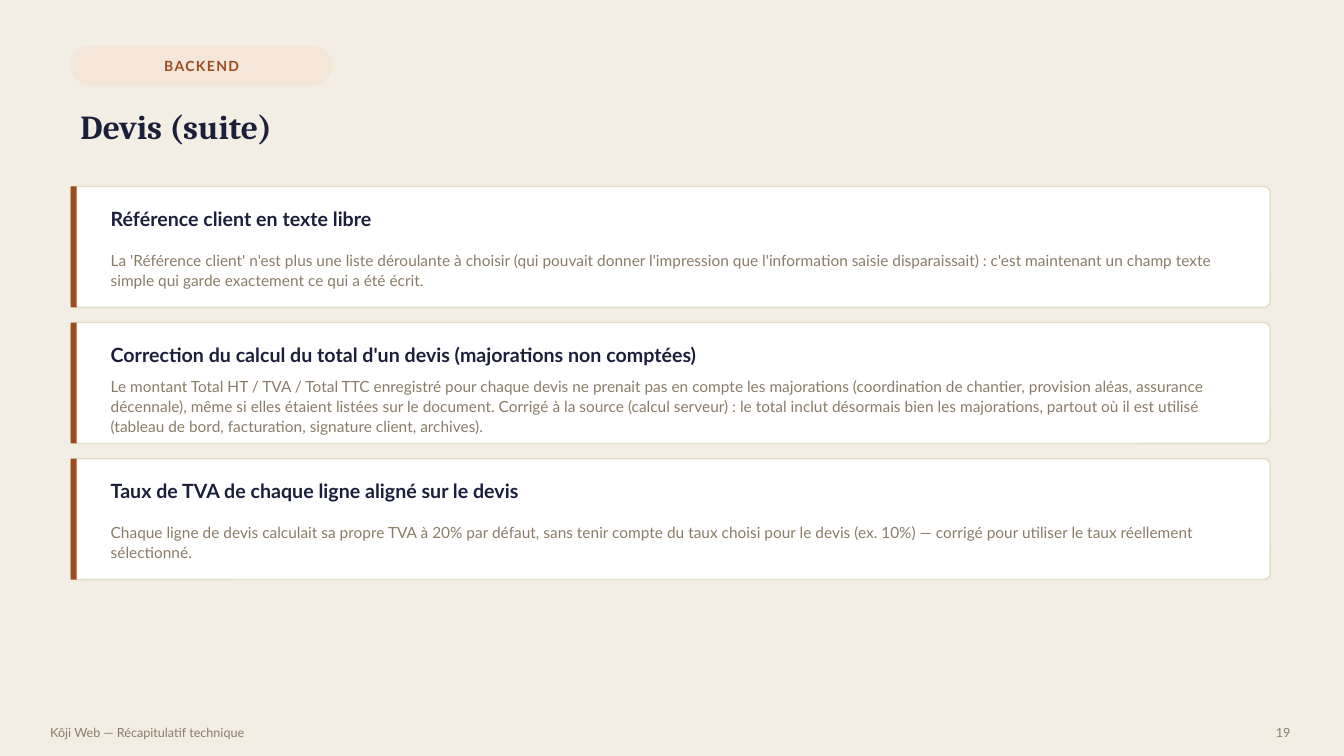
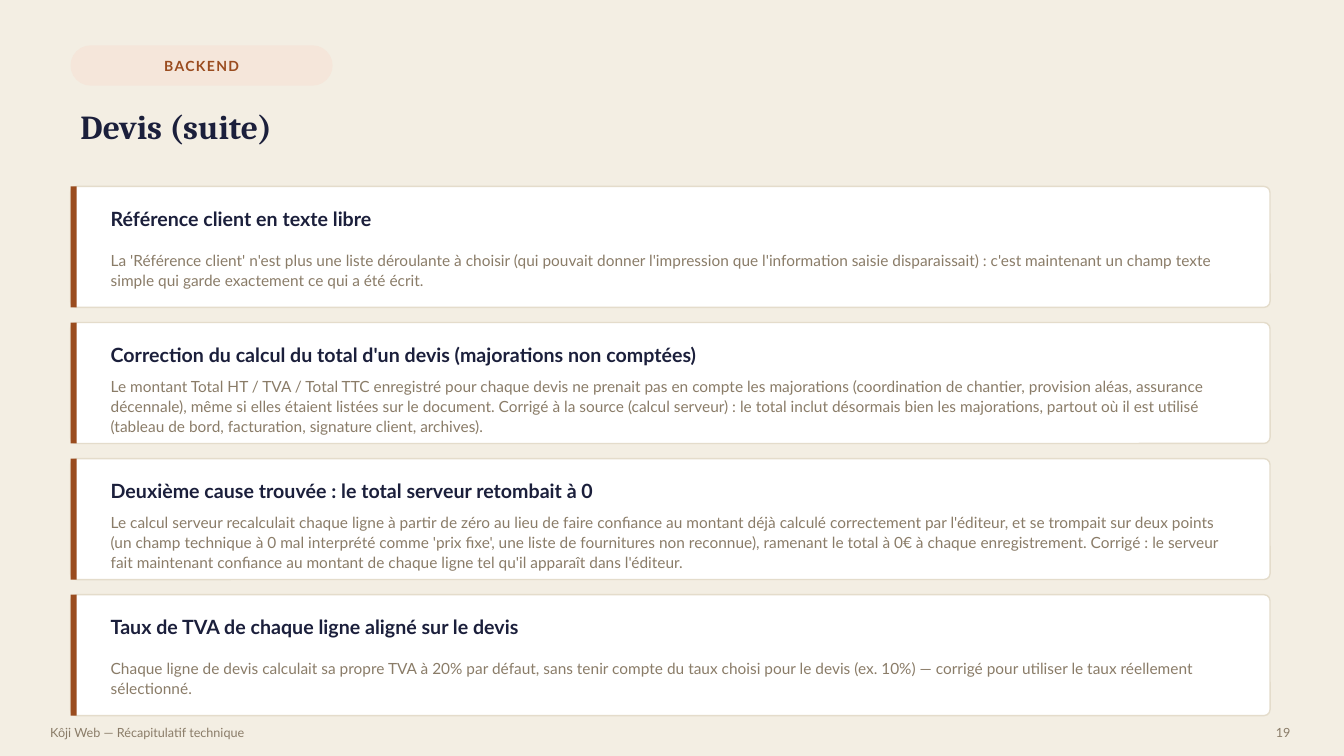
Before and after one commit to bouhouchimira-prog/web-app-Koji, a slide deck: slide 19 of docs/manager-recap/Recap-Koji-Manager.pptx. Drawn at 1344x756 pixels with LibreOffice and Linux fonts; fonts in the diff are those of the drawing. Boxes give left, top, right and bottom in pixels: in the first picture for what was removed or moved away, otherwise in the second. Text is boxed around its words. In the diff, an @@ line names an element or a change of style, - is before the commit and + after.

Commit message:
Devis: le total serveur retombait a 0 sur chaque enregistrement, corrige
computeQuoteItem() recalculait chaque ligne a partir de zero au lieu de
faire confiance au totalHt deja correctement calcule par DevisEditor,
et se trompait deux fois : un champ fixedAmountHt a 0 (present sur
toute ligne facturee au temps) etait lu comme "prix fixe de 0e" via
firstDefined, et materialLines n'etait pas une cle de fournitures
reconnue. Les deux bugs combines annulaient systematiquement le total
HT/TTC persiste des que le devis contenait des lignes au temps -
exactement le cas du devis 2026_1050 signale par le manager. Corrige
en faisant confiance au montant deja calcule par ligne, avec l'ancien
recalcul en repli uniquement si aucun total n'est fourni.

```diff
--- a/docs/manager-recap/Recap-Koji-Manager.pptx
+++ b/docs/manager-recap/Recap-Koji-Manager.pptx
@@ text at (111, 483, 592, 498): text changed @@
-Taux de TVA de chaque ligne aligné sur le devis
+Deuxième cause trouvée : le total serveur retombait à 0
@@ text at (111, 516, 1219, 571): text changed @@
-Chaque ligne de devis calculait sa propre TVA à 20% par défaut, sans tenir compte du taux choisi pour le devis (ex. 10%) — corrigé pour utiliser le taux réellement sélectionné.
+Le calcul serveur recalculait chaque ligne à partir de zéro au lieu de faire confiance au montant déjà calculé correctement par l'éditeur, et se trompait sur deux points (un champ technique à 0 mal interprété comme 'prix fixe', une liste de fournitures non reconnue), ramenant le total à 0€ à chaque enregistrement. Corrigé : le serveur fait maintenant confiance au montant de chaque ligne tel qu'il apparaît dans l'éditeur.
@@ rounded rectangle added at (71, 595, 1270, 716), fill #FFFFFF, outline #E4DCCB 1 pt @@
@@ rectangle added at (71, 595, 77, 716), fill #9A4C1F @@
@@ text added at (111, 619, 518, 638), 14 pt, text #1B1F3B, bold @@
+Taux de TVA de chaque ligne aligné sur le devis
@@ text added at (111, 662, 1193, 694), 11 pt, text #8A7C68 @@
+Chaque ligne de devis calculait sa propre TVA à 20% par défaut, sans tenir compte du taux choisi pour le devis (ex. 10%) — corrigé pour utiliser le taux réellement sélectionné.
```
Also in this commit, not shown: 2 other slides changed, 2 other files.
